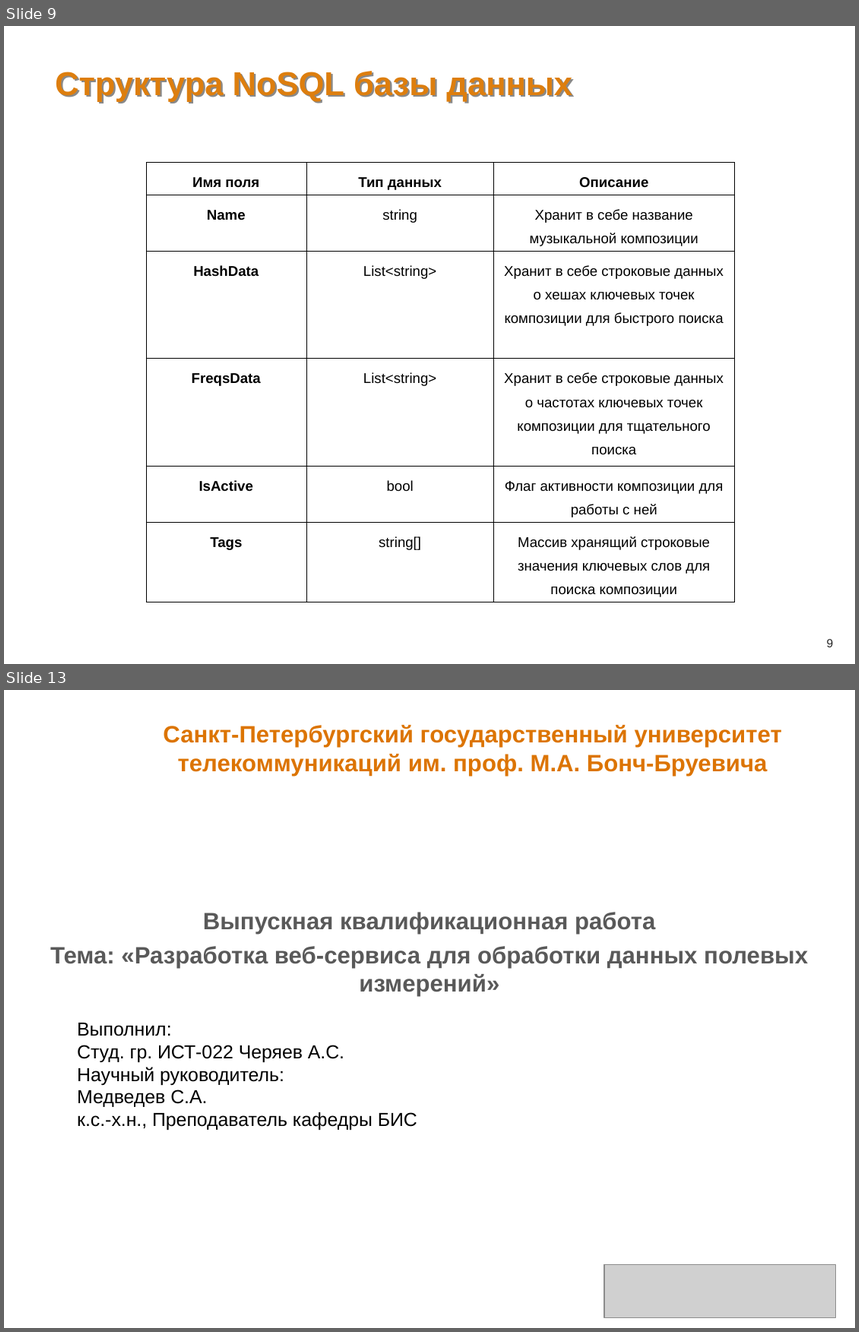
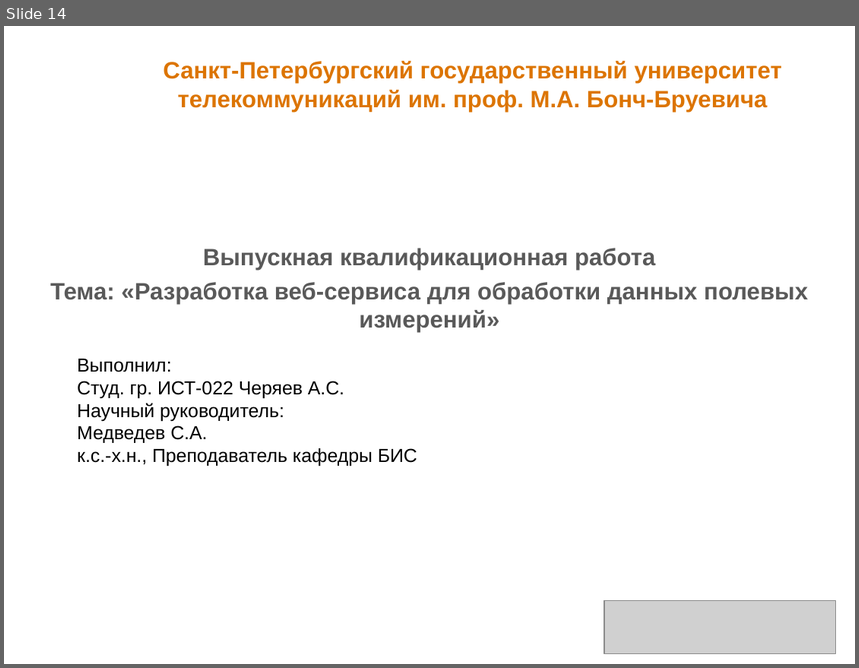
Before and after one commit to kradunches/ari-metiostation, a slide deck: doc/Презентация.ppt. Shown one above the other, each under a label of ours: slides 9 and 13 before the commit, slide 14 after it; the slides between them are not shown. The pictures are 859x1332 and 859x668 pixels, drawn with LibreOffice and Linux fonts; fonts in the diff are those of the drawing; grey boxes stand for pictures; background and template pictures are left out. Boxes give left, top, right and bottom in pixels: in the first picture for what was removed or moved away, otherwise in the second. Text is boxed around its words. In the diff, an @@ line names an element or a change of style, - is before the commit and + after.

```diff
--- a/doc/Презентация.ppt
+++ b/doc/Презентация.ppt
@@ slide 9 removed at [4, 26, 855, 664], background picture (left out) @@
@@ title removed at [55, 71, 572, 102] @@
-Структура NoSQL базы данных
@@ table removed at [146, 162, 734, 601], 6 rows, 3 columns @@
-Имя поля | Тип данных | Описание
-Name | string | Хранит в себе название музыкальной композиции
-HashData | List<string> | Хранит в себе строковые данных о хешах ключевых точек композиции для быстрого поиска
-FreqsData | List<string> | Хранит в себе строковые данных о частотах ключевых точек композиции для тщательного поиска
-IsActive | bool | Флаг активности композиции для работы с ней
-Tags | string[] | Массив хранящий строковые значения ключевых слов для поиска композиции
@@ page number removed at [827, 639, 834, 648] @@
-9
@@ what was slide 13 is now slide 14 @@
```
Also in this commit, not shown: 6 slides changed, 2 slides added, 4 other files.
